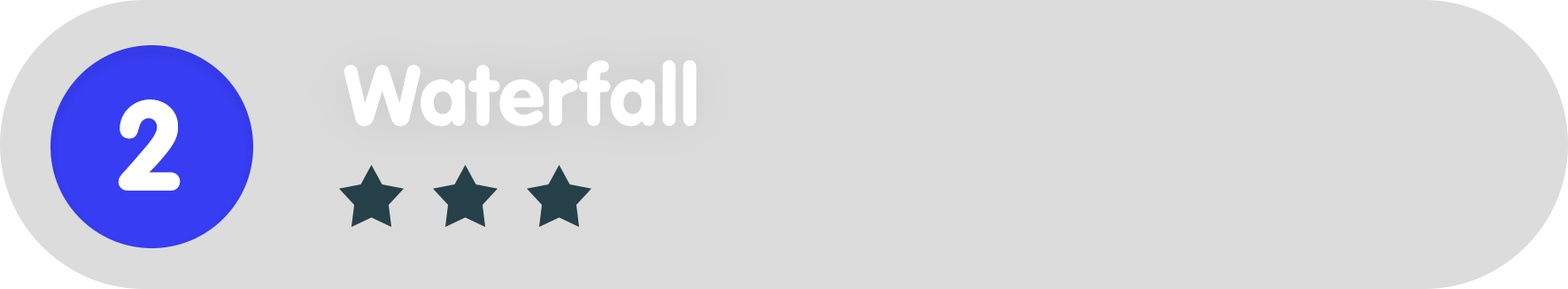
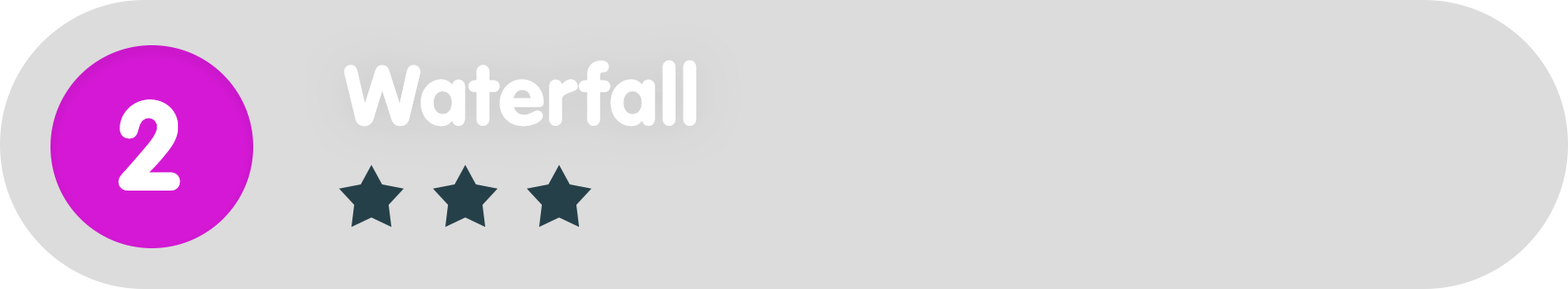
Revision of a layered 1568×289 image; what changed, layer by layer:
painted on "Ellipse_green" over [50, 45, 254, 248]
